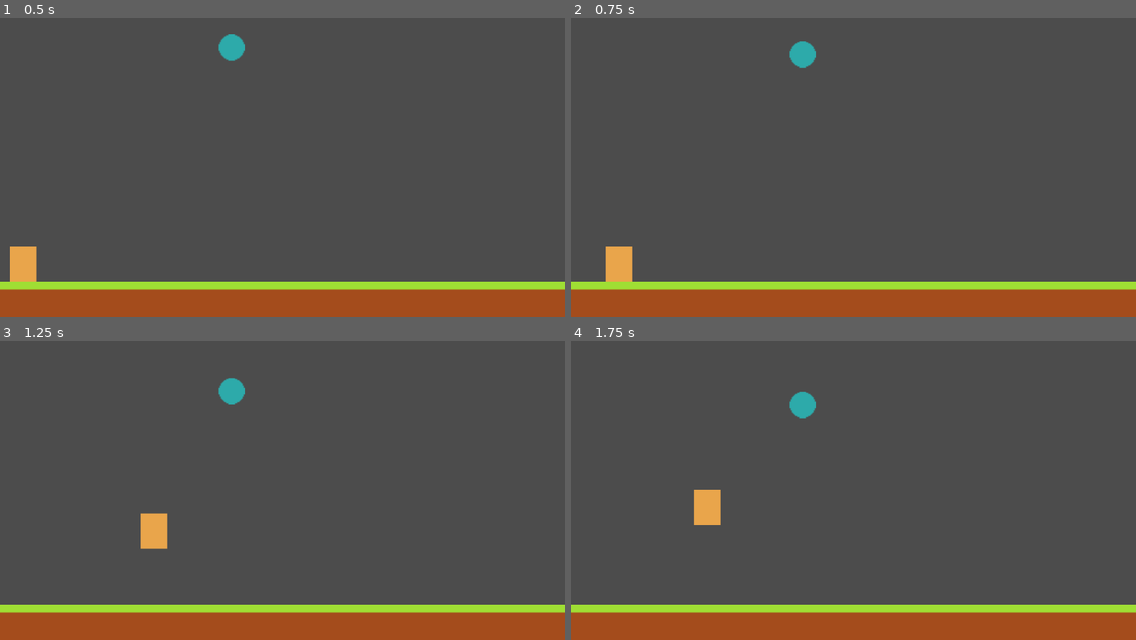
Above: before the commit, frames 1-4 (two rows, left to right).
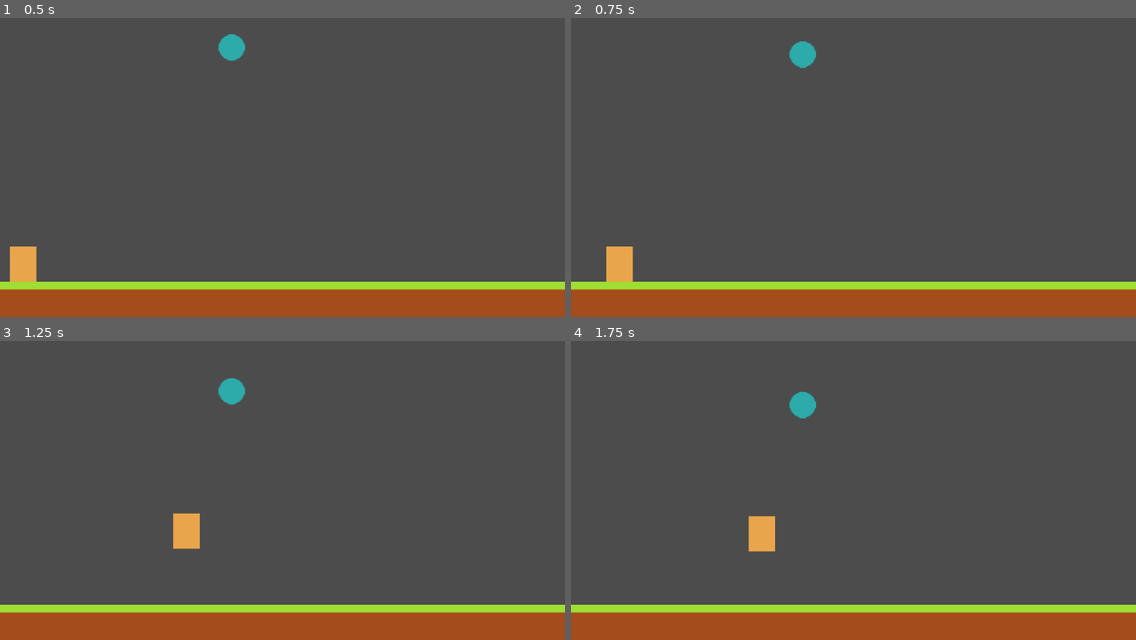
Above: after the commit, the same moments.

Repository: Italia2407/Arcade-Game
Game: Godot game, scene res://scenes/Prototype_Level.tscn
Same seed, same stepped clock (60 frames per second), same inputs: the game is played once before the commit and once after it.
Inputs:
- Up to frame 1 (0.5 s): no input
- Up to frame 2 (0.75 s): hold D (move_right) from 0.53 s (still down)
- Up to frame 3 (1.25 s): keep holding D (move_right); tap Space (jump) at 0.77 s
- Up to frame 4 (1.75 s): release D (move_right) at 1.28 s; hold A (move_left) from 1.28 s (still down); tap Space (jump) at 1.52 s

Frame 1 is identical in both runs. In frame 2, less than 0.1% of the frame differs, in the area x 6-11%, y 76-89%; in frame 3, 1.1%, in the area x 24-36%, y 57-70%; in frame 4, 1.1%.

Commit message:
Implemented Air Friction for Player Controller

Diff:
--- a/scenes/Prototype_Level.tscn
+++ b/scenes/Prototype_Level.tscn
@@ -79,6 +79,8 @@
 position = Vector2( 42, 504 )
 jump_height = 100.0
 jump_distance = 192.0
-movement_speed = 384.0
-acceleration_time = 0.15
-deceleration_time = 0.1
+movement_speed = 500.0
+accel_time = 0.2
+ground_decel_time = 0.1
+air_decel_time = 0.2
+health = 1
--- a/scripts/PlayerController.gd
+++ b/scripts/PlayerController.gd
@@ -9,8 +9,9 @@
 var _gravity: float
 
 export var movement_speed = 1.0
-export var acceleration_time = 1.0
-export var deceleration_time = 1.0
+export var accel_time = 1.0
+export var ground_decel_time = 1.0
+export var air_decel_time = 1.0
 
 var _velocity: Vector2
 
@@ -35,14 +36,15 @@
 # Called every frame. 'delta' is the elapsed time since the previous frame.
 func _process(delta):
 	if (Input.is_action_pressed("move_left") && !Input.is_action_pressed("move_right") && _can_move):
-		_velocity.x -= (movement_speed / acceleration_time) * delta
+		_velocity.x -= (movement_speed / accel_time) * delta
 		_velocity.x = clamp(_velocity.x, -movement_speed, movement_speed)
 	elif (Input.is_action_pressed("move_right") && !Input.is_action_pressed("move_left") && _can_move):
-		_velocity.x += (movement_speed / acceleration_time) * delta
+		_velocity.x += (movement_speed / accel_time) * delta
 		_velocity.x = clamp(_velocity.x, -movement_speed, movement_speed)
-	elif (is_grounded()):
+	else:
+		var decel_time = (ground_decel_time if is_grounded() else air_decel_time)
 		var movement_direction: int = sign(_velocity.x)
-		_velocity.x += ((-movement_direction * movement_speed) / deceleration_time) * delta
+		_velocity.x += ((-movement_direction * movement_speed) / decel_time) * delta
 
 		if (movement_direction == 1 && _velocity.x < 0.0):
 			_velocity.x = 0.0
